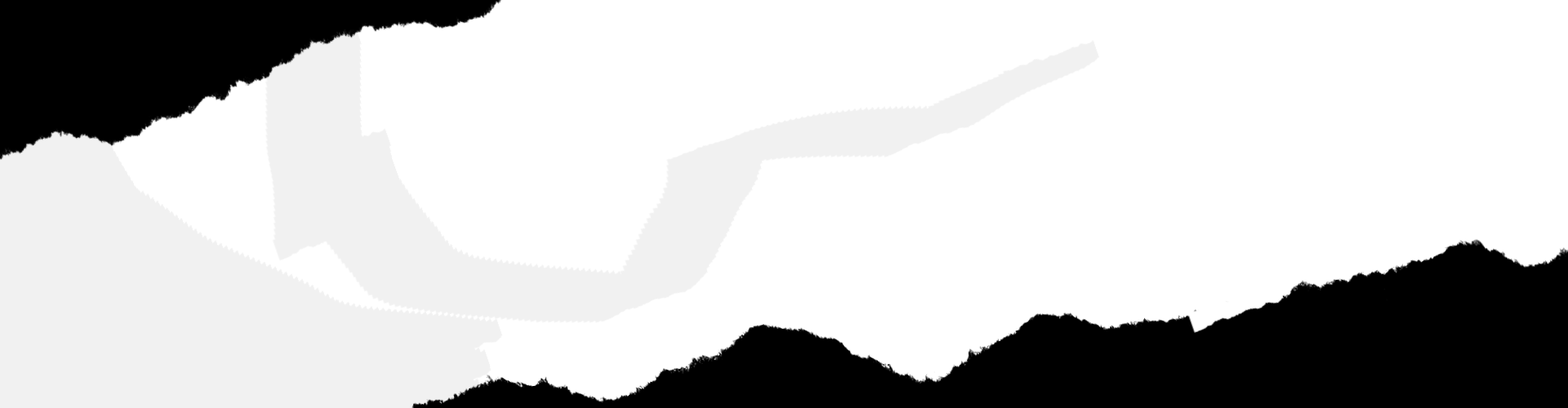
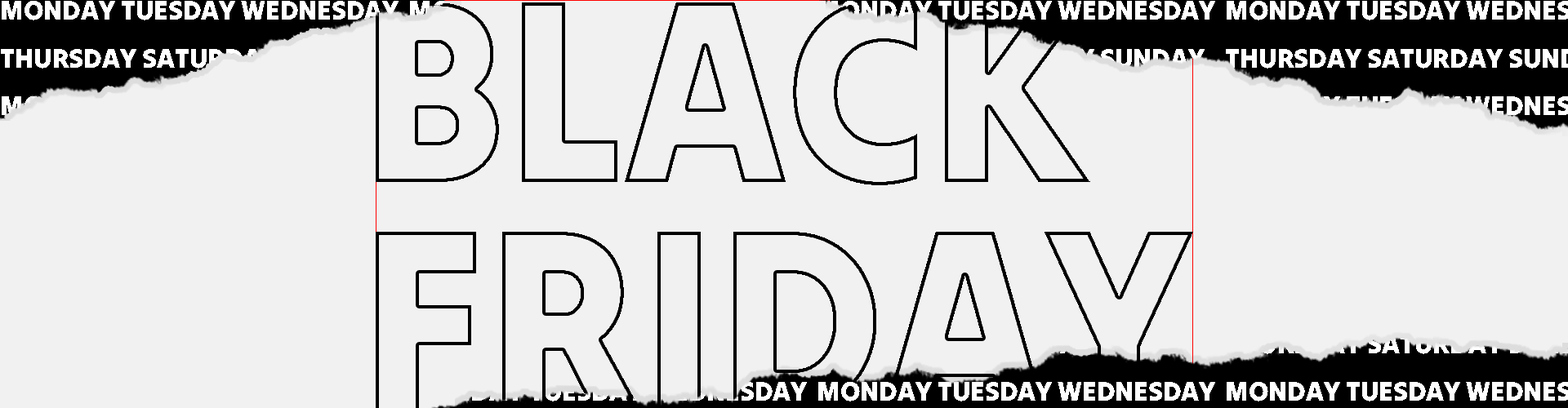
Two versions of the same layered image (1568 × 408). Layer-by-layer changes:
removed layer "Layer 1" over 0, 0, 1568, 408
removed layer "Layer 0 copy" over 391, 204, 1568, 408
removed layer "Layer 0 copy 2" over 0, 0, 1479, 94
removed layer "Layer 0" over 0, 0, 1494, 245
removed layer "Layer 1 copy" over 509, 0, 1568, 350
added layer "패턴 칠 1" above "레이어 4" over 0, 0, 1568, 402
added layer "레이어 4" above "BLACK FRIDAY" over 0, 0, 1568, 408
added layer "BLACK FRIDAY" above "레이어 3" over 375, 0, 1194, 408
added layer "레이어 3" (12%) above "Rectangle 1" over 0, 0, 1568, 408
added layer "레이어 1" over 0, 0, 1568, 408
